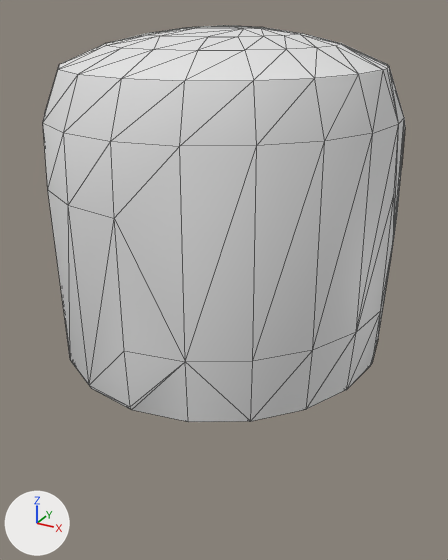
The OBJ model characters/meshes/hair_low_ponytail_main.obj, before and after one commit.
Rendered twice from a 50 mm lens placed at (0.244, -0.447, 0.169), pointed at (0.006, -0.014, -0.047). Arrows for +X, +Y and +Z are at lower left; the lights stay in place. The first picture is the older version. Mesh edges are drawn as thin lines. Where no turn or scale is listed for an object, it has been applied to the vertices. Vertices at exactly the same position are counted once.

Objects in the first picture: 'hair_low_ponytail_main'.
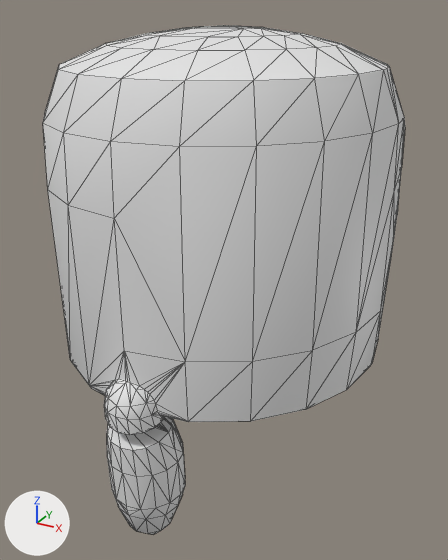
Changed parts and their boxes (x1, y1, x2, y2) in the pictures (448 x 560 px):
'hair_low_ponytail_main', reshaped (28% taller): before (43, 26, 405, 422); after (43, 26, 405, 534)
part 1 of me_hair_low_ponytail_main, added: after (107, 417, 185, 534)
part 2 of me_hair_low_ponytail_main, built on: before (90, 119, 404, 422); after (90, 119, 404, 435)

What the commit changed:
me_hair_low_ponytail_main is used by ob_hair_low_ponytail_main; location (0.0, 0.0, 0.0).
me_hair_low_ponytail_main had 396 vertices, 796 faces and spanned x -0.14..0.14, y -0.148..0.137, z -0.105..0.156.
me_hair_low_ponytail_main now has 582 vertices, 1164 faces and spans x -0.14..0.14, y -0.162..0.137, z -0.231..0.156.
me_hair_low_ponytail_main part 1: a new loose piece of 122 vertices spanning x -0.03..0.03, y -0.161..-0.099, z -0.231..-0.117.
Part 2, on me_hair_low_ponytail_main:
2 vertices are removed from x 0.0, y -0.146..-0.145, z -0.104..-0.1.
73 faces are deleted.
66 vertices are added at x -0.024..0.024, y -0.162..-0.12, z -0.113..-0.077.
201 new faces join them.
